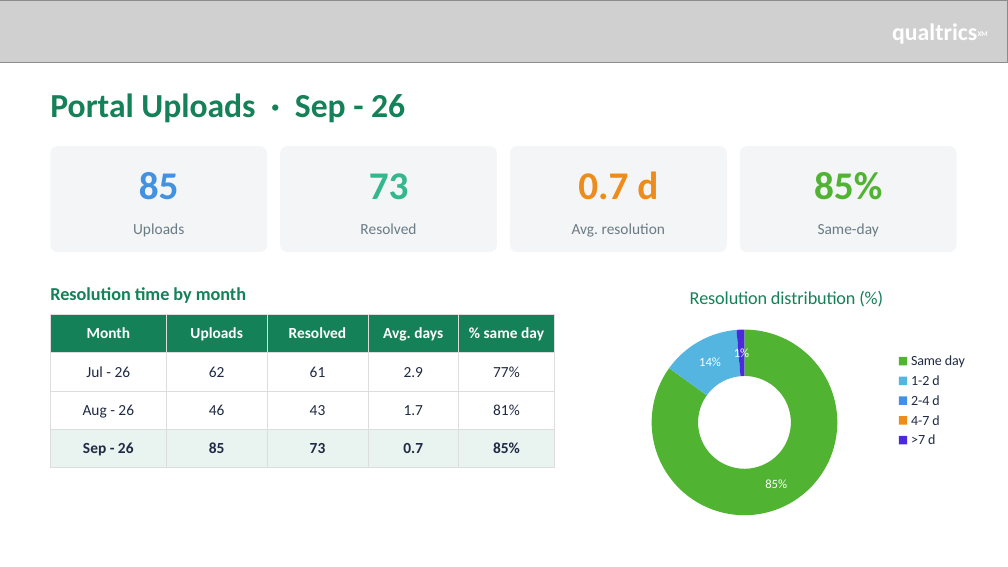
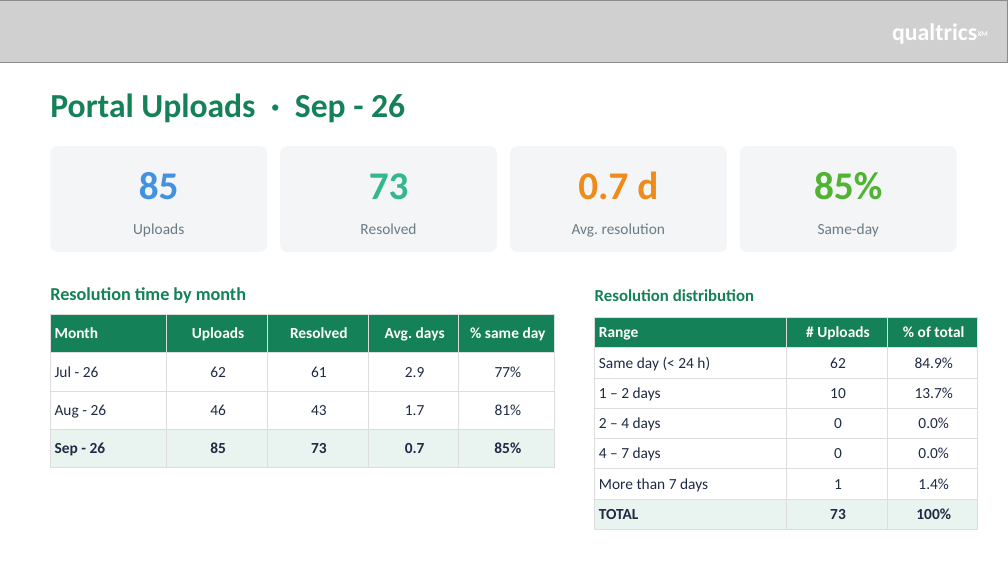
Before and after one commit to dreimers178/Finanzas, a slide deck: slide 1 of Portal_Metrics_Monthly_Sep-26.pptx. Drawn at 1008x567 pixels with LibreOffice and Linux fonts; fonts in the diff are those of the drawing; grey boxes stand for pictures. Boxes give left, top, right and bottom in pixels: in the first picture for what was removed or moved away, otherwise in the second. Text is boxed around its words. In the diff, an @@ line names an element or a change of style, - is before the commit and + after.

```diff
--- a/Portal_Metrics_Monthly_Sep-26.pptx
+++ b/Portal_Metrics_Monthly_Sep-26.pptx
@@ doughnut chart removed at (595,272,978,529) @@
-title "Resolution distribution (%)"
-categories: Same day, 1-2 d, 2-4 d, 4-7 d, >7 d
-Series 1: 85, 14, 0, 0, 1
@@ text added at (595,289,754,301), 12 pt, text #158158, bold @@
+Resolution distribution
@@ table at (50,314,554,460) @@
@@ alignment centre to left @@
@@ table added at (595,318,978,523), 7 rows, 3 columns @@
+Range | # Uploads | % of total
+Same day (< 24 h) | 62 | 84.9%
+1 – 2 days | 10 | 13.7%
+2 – 4 days | 0 | 0.0%
+4 – 7 days | 0 | 0.0%
+More than 7 days | 1 | 1.4%
+TOTAL | 73 | 100%
```
Also in this commit, not shown: 1 other slide changed, 1 other file.
